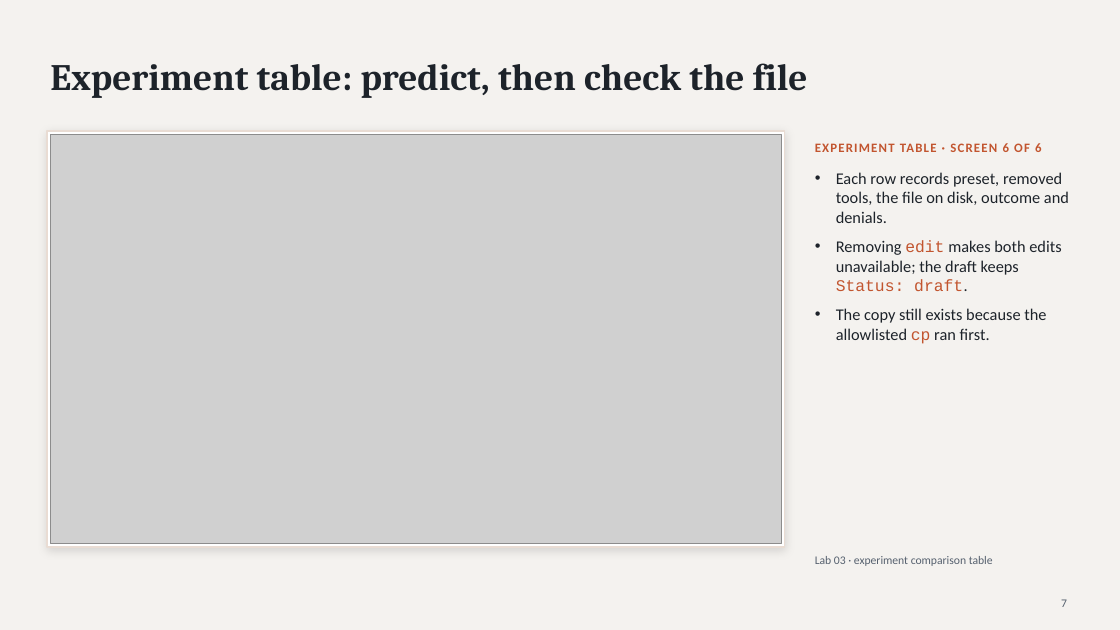
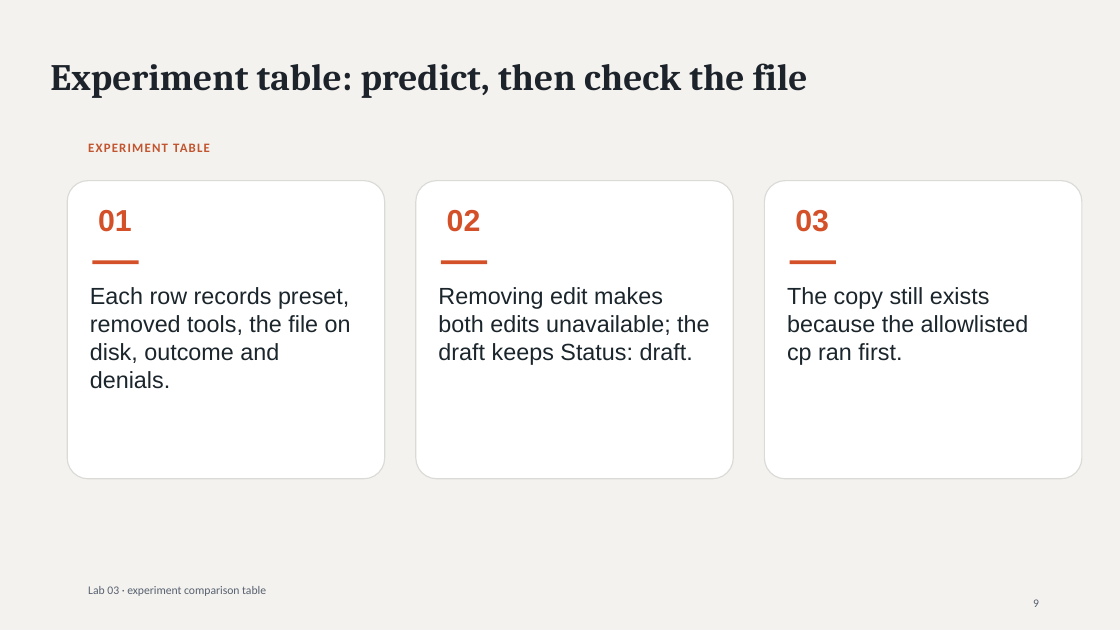
Before and after one commit to luiscoco/Udemy-claude-managed-agents-Lab-75, a slide deck: slide 9 of presentations/lab03/output/Lab03-Claude-Managed-Agents-Built-in-Tools.pptx (slide 7 before the commit). Drawn at 1120x630 pixels with LibreOffice and Linux fonts; fonts in the diff are those of the drawing; grey boxes stand for pictures. Boxes give left, top, right and bottom in pixels: in the first picture for what was removed or moved away, otherwise in the second. Text is boxed around its words. In the diff, an @@ line names an element or a change of style, - is before the commit and + after.

```diff
--- a/presentations/lab03/output/Lab03-Claude-Managed-Agents-Built-in-Tools.pptx
+++ b/presentations/lab03/output/Lab03-Claude-Managed-Agents-Built-in-Tools.pptx
@@ rectangle removed at [47, 131, 785, 547] @@
@@ picture removed at [50, 134, 781, 544] @@
@@ text at [88, 143, 210, 152]: text changed @@
-EXPERIMENT TABLE · SCREEN 6 OF 6
+EXPERIMENT TABLE
@@ text at [836, 172, 1069, 291]: paragraphs removed @@
-• Each row records preset, removed tools, the file on disk, outcome and denials.
-• Removing edit makes both edits unavailable; the draft keeps Status: draft.
@@ rounded rectangle added at [67, 181, 385, 479], fill #FFFFFF, outline #DADBD7 1 pt @@
@@ rounded rectangle added at [416, 181, 734, 479], fill #FFFFFF, outline #DADBD7 1 pt @@
@@ rounded rectangle added at [765, 181, 1082, 479], fill #FFFFFF, outline #DADBD7 1 pt @@
@@ text added at [98, 210, 132, 232], 26 pt, text #D45029, bold @@
+01
@@ text added at [447, 210, 481, 232], 26 pt, text #D45029, bold @@
+02
@@ text added at [795, 210, 829, 232], 26 pt, text #D45029, bold @@
+03
@@ rectangle added at [92, 260, 139, 264], fill #D45029 @@
@@ rectangle added at [441, 260, 487, 264], fill #D45029 @@
@@ rectangle added at [790, 260, 836, 264], fill #D45029 @@
@@ text added at [90, 287, 351, 389], 20 pt, text #1B252C @@
+Each row records preset, removed tools, the file on disk, outcome and denials.
@@ text added at [438, 287, 709, 365], 20 pt, text #1B252C @@
+Removing edit makes both edits unavailable; the draft keeps Status: draft.
@@ text "The copy still exists because ...": place and size @@
-text "The copy still exists because ..." at [836, 172, 1069, 344]
+text "The copy still exists because ..." at [787, 287, 1029, 365]
@@ text "The copy still exists because ..." at [787, 287, 1029, 365]: size 14 to 20 pt, font Calibri to Arial, text colour #1D232A to #1B252C; font Courier New to Arial, text colour #C2552F to #1B252C in "cp"; bullet • to none; less space between paragraphs @@
@@ text "Lab 03 · experiment comparison ...": place and size @@
-text "Lab 03 · experiment comparison ..." at [815, 556, 993, 566]
+text "Lab 03 · experiment comparison ..." at [88, 586, 266, 596]
@@ text at [1033, 599, 1039, 607]: text changed @@
-7
+9
```
Also in this commit, not shown: 21 other slides changed, 3 slides added, 4 other files.
